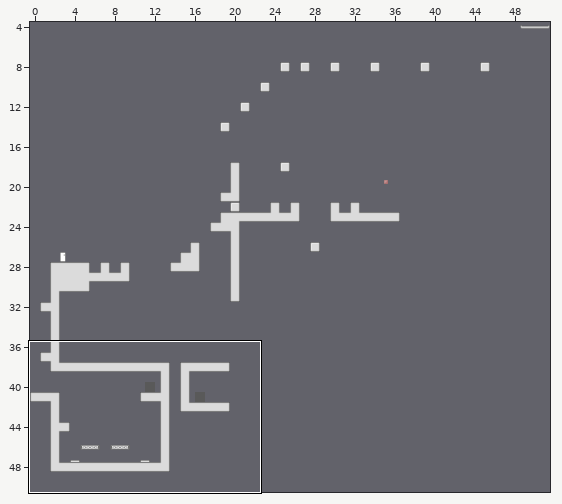
Tiled map: android/assets/world_1/room_2_tile_map.tmx. Above, an overview of the earlier version with the close-up marked.
Close-up. Earlier state:
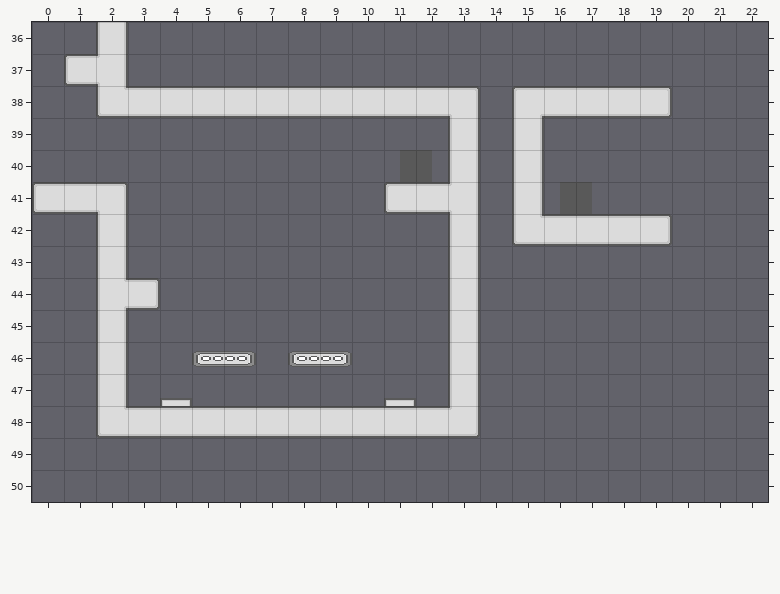
Cells are 64x64 px. Shown: x 0..22, y 36..50.
Now the later version:
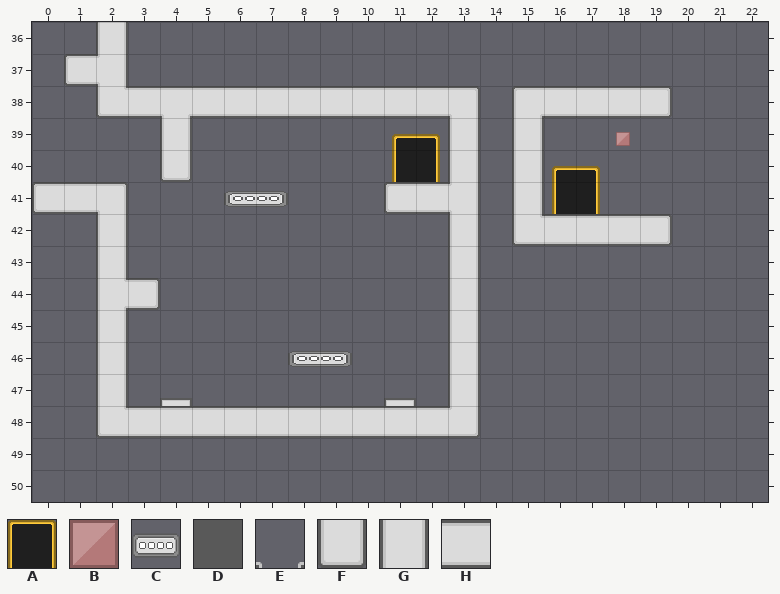
Key: from "door": A 0; from "entities": B 1, C 2, D 20; from "tiles_1": E 41, F 61, G 135, H 136.
_ is an empty cell.
Objects are placed by their top-left corner, in cells (3,4 is the top-left corner of cell 3,4); size is 1x1 cell unless given.
Commit message: Cleaning up some rooms...
Changes in this commit:
{"where": "layer \"Normal\""}
{"y":39,"x":4,"old":"_","new":"G"}
{"y":40,"x":4,"old":"_","new":"F"}
{"where": "layer \"Entities\""}
{"was": "C \"p2\" at 5,46 size 2x1", "now": "C \"p2\" at 6,41 size 2x1"}
{"now": "B \"collectable\" at 18.2,39.4 size 0.4x0.4"}
{"now": "A \"d1\" at 11.2,39.5 size 1.5x1.5"}
{"now": "A \"d2\" at 16.2,40.5 size 1.5x1.5"}
{"was": "D \"d1\" at 11.5,40"}
{"was": "D \"d2\" at 16.5,41"}
{"where": "layer \"Foreground\""}
{"y":38,"x":4,"old":"H","new":"E"}
{"label":"changed","picture_box":[160,114,192,182]}
{"label":"added","picture_box":[616,132,630,146]}
{"label":"changed","picture_box":[392,134,440,182]}
{"label":"changed","picture_box":[552,166,600,214]}
{"label":"new place","picture_box":[224,191,288,207]}
{"label":"old place","picture_box":[192,351,256,367]}
